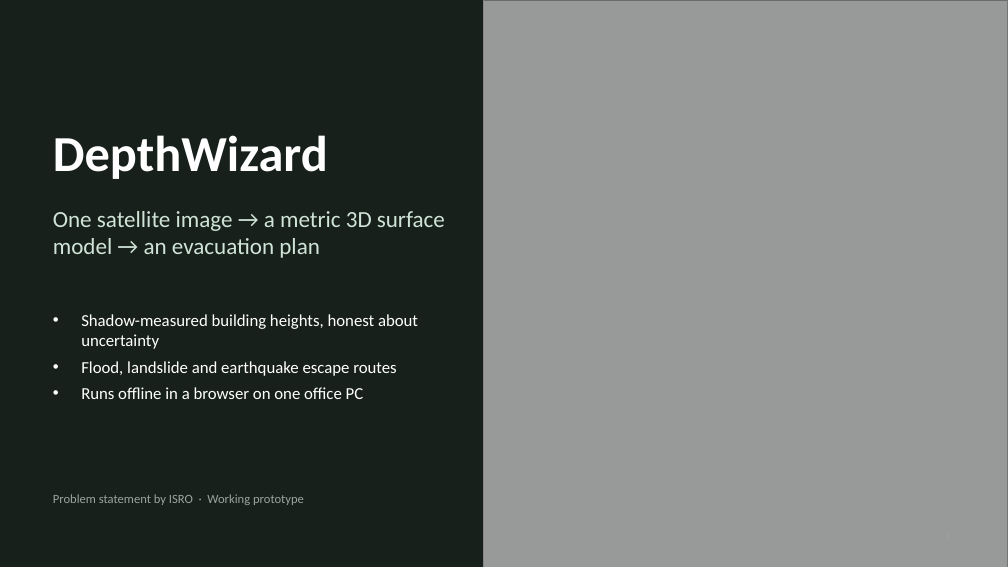
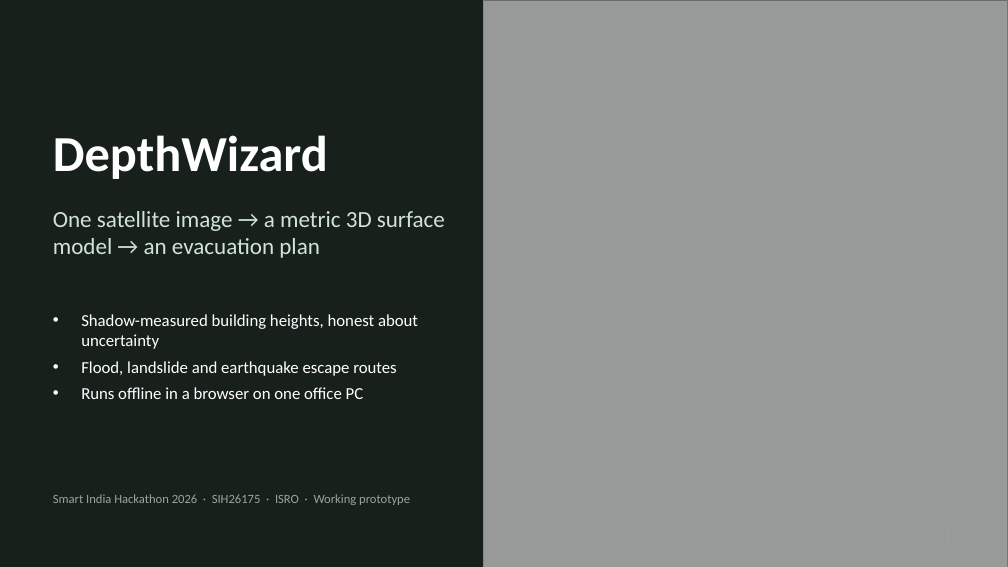
Before and after one commit to adhuDXD/Depth-Wizard, a slide deck: slide 1 of docs/DepthWizard.pptx. Drawn at 1008x567 pixels with LibreOffice and Linux fonts; fonts in the diff are those of the drawing; grey boxes stand for pictures. Boxes give left, top, right and bottom in pixels: in the first picture for what was removed or moved away, otherwise in the second. Text is boxed around its words. In the diff, an @@ line names an element or a change of style, - is before the commit and + after.

```diff
--- a/docs/DepthWizard.pptx
+++ b/docs/DepthWizard.pptx
@@ text at (x1=53, y1=494, x2=410, y2=505): text changed @@
-Problem statement by ISRO · Working prototype
+Smart India Hackathon 2026 · SIH26175 · ISRO · Working prototype
```
Also in this commit, not shown: 5 other files.
